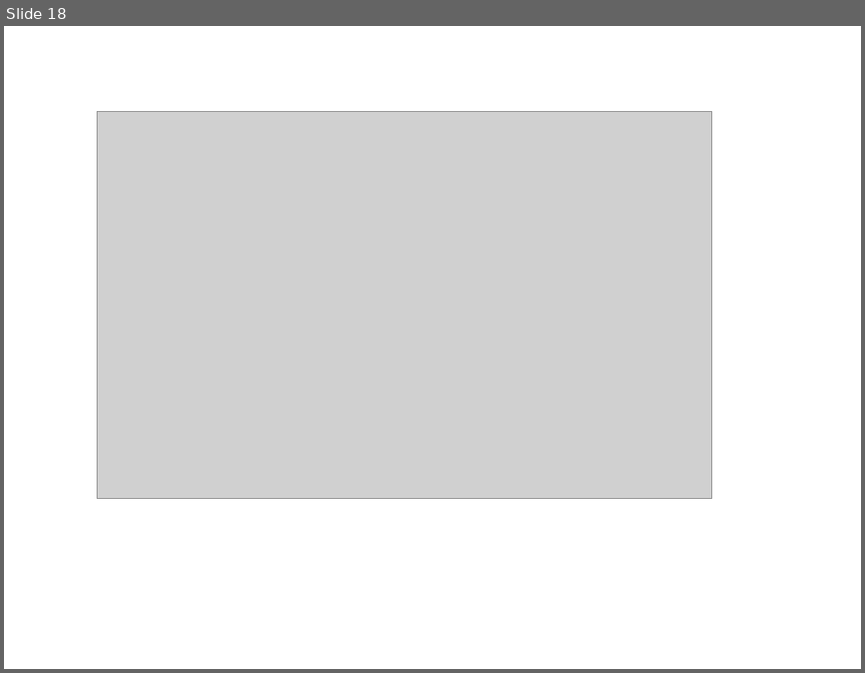
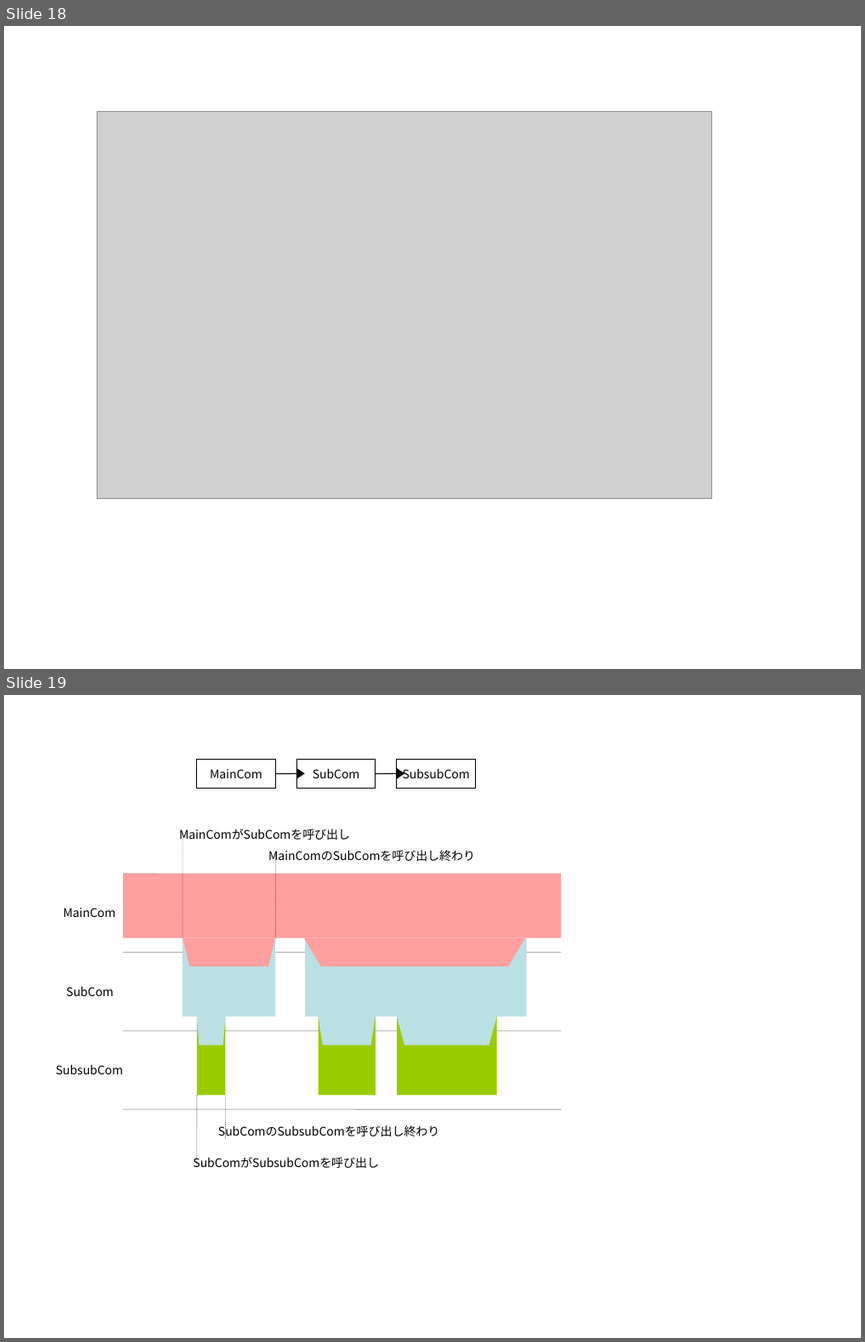
Before and after one commit to YixiaoLi/tlv4mc, a slide deck: doc/masterThesis/2008/goto/img/figures.ppt. Shown one above the other, each under a label of ours: slide 18 before the commit, slides 18 and 19 after it. The pictures are 865x673 and 865x1342 pixels, drawn with LibreOffice and Linux fonts; fonts in the diff are those of the drawing; grey boxes stand for pictures. Boxes give left, top, right and bottom in pixels: in the first picture for what was removed or moved away, otherwise in the second. Text is boxed around its words. In the diff, an @@ line names an element or a change of style, - is before the commit and + after.

```diff
--- a/doc/masterThesis/2008/goto/img/figures.ppt
+++ b/doc/masterThesis/2008/goto/img/figures.ppt
@@ slide 19 added at (x1=4, y1=695, x2=861, y2=1338), background #FFFFFF @@
@@ rectangle added at (x1=197, y1=760, x2=276, y2=788), fill #FFFFFF, outline #000000 0.74 pt, 10 pt, text #000000 @@
+MainCom
@@ triangle added at (x1=296, y1=768, x2=303, y2=777), fill #000000, outline #000000 0.74 pt @@
@@ rectangle added at (x1=297, y1=760, x2=375, y2=788), fill #FFFFFF, outline #000000 0.74 pt, 10 pt, text #000000 @@
+SubCom
@@ rectangle added at (x1=397, y1=760, x2=475, y2=788), fill #FFFFFF, outline #000000 0.74 pt, 10 pt, text #000000 @@
+SubsubCom
@@ triangle added at (x1=397, y1=768, x2=404, y2=777), fill #000000, outline #000000 0.74 pt @@
@@ line added from (332, 773) to (276, 774), #000000 0.74 pt @@
@@ line added from (432, 773) to (375, 774), #000000 0.74 pt @@
@@ text added at (x1=179, y1=828, x2=350, y2=839), 10 pt, text #000000 @@
+MainComがSubComを呼び出し
@@ line added from (182, 937) to (182, 830), #000000 0.26 pt dashed @@
@@ text added at (x1=268, y1=850, x2=475, y2=863), 10 pt, text #000000 @@
+MainComのSubComを呼び出し終わり
@@ line added from (276, 937) to (276, 851), #000000 0.26 pt dashed @@
@@ line added from (123, 873) to (561, 873), #B2B2B2 0.74 pt @@
@@ rectangle added at (x1=123, y1=873, x2=561, y2=937), fill #FF9F9F @@
@@ text added at (x1=64, y1=907, x2=116, y2=917), 10 pt, text #000000 @@
+MainCom
@@ freeform shape added at (x1=182, y1=937, x2=275, y2=1016), fill #BBE0E3 @@
@@ freeform shape added at (x1=182, y1=937, x2=275, y2=966), fill #FF9F9F @@
@@ freeform shape added at (x1=304, y1=937, x2=525, y2=966), fill #FF9F9F @@
@@ freeform shape added at (x1=305, y1=937, x2=526, y2=1016), fill #BBE0E3 @@
@@ line added from (123, 952) to (561, 952), #B2B2B2 0.74 pt @@
@@ text added at (x1=66, y1=987, x2=114, y2=996), 10 pt, text #000000 @@
+SubCom
@@ freeform shape added at (x1=197, y1=1016, x2=225, y2=1095), fill #99CC00 @@
@@ freeform shape added at (x1=197, y1=1016, x2=225, y2=1044), fill #BBE0E3 @@
@@ freeform shape added at (x1=318, y1=1016, x2=375, y2=1095), fill #99CC00 @@
@@ freeform shape added at (x1=318, y1=1016, x2=375, y2=1044), fill #BBE0E3 @@
@@ freeform shape added at (x1=397, y1=1016, x2=497, y2=1095), fill #99CC00 @@
@@ freeform shape added at (x1=397, y1=1016, x2=497, y2=1044), fill #BBE0E3 @@
@@ line added from (123, 1031) to (561, 1031), #B2B2B2 0.74 pt @@
@@ text added at (x1=56, y1=1065, x2=123, y2=1074), 10 pt, text #000000 @@
+SubsubCom
@@ line added from (197, 1166) to (197, 1095), #000000 0.26 pt dashed @@
@@ line added from (225, 1138) to (225, 1095), #000000 0.26 pt dashed @@
@@ line added from (123, 1109) to (561, 1109), #B2B2B2 0.74 pt @@
@@ text added at (x1=218, y1=1123, x2=439, y2=1138), 10 pt, text #000000 @@
+SubComのSubsubComを呼び出し終わり
@@ text added at (x1=193, y1=1157, x2=379, y2=1168), 10 pt, text #000000 @@
+SubComがSubsubComを呼び出し
```
Also in this commit, not shown: 9 other slides added, 27 other files.
